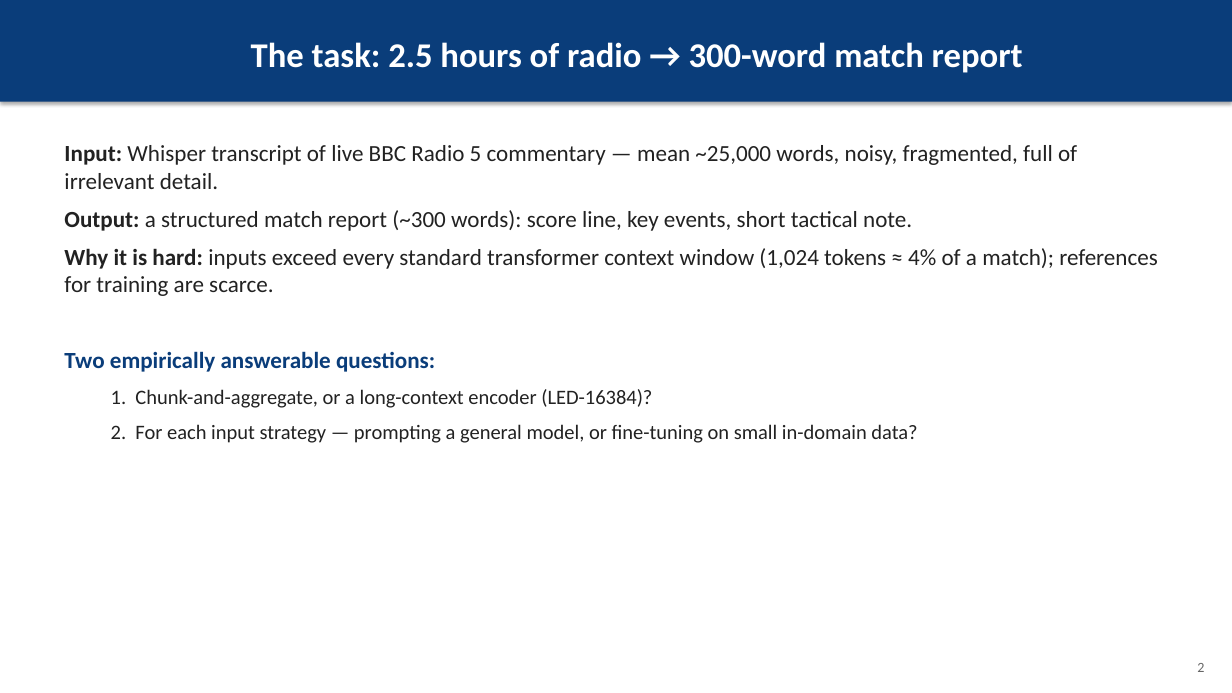
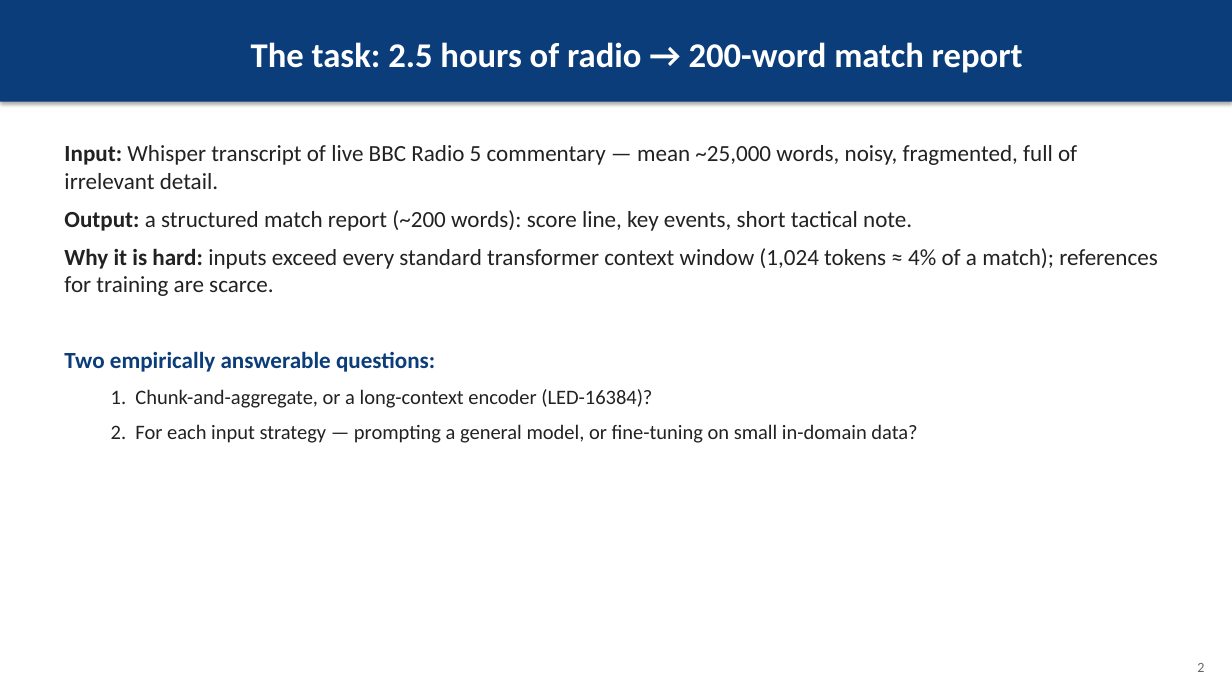
Before and after one commit to christiandalfarra/ANLP_Project, a slide deck: slide 2 of report/slides/ANLP_slides.pptx. Drawn at 1232x693 pixels with LibreOffice and Linux fonts; fonts in the diff are those of the drawing. Boxes give left, top, right and bottom in pixels: in the first picture for what was removed or moved away, otherwise in the second. Text is boxed around its words. In the diff, an @@ line names an element or a change of style, - is before the commit and + after.

```diff
--- a/report/slides/ANLP_slides.pptx
+++ b/report/slides/ANLP_slides.pptx
@@ text in rectangle at (x1=251, y1=42, x2=1023, y2=73): text changed @@
-The task: 2.5 hours of radio → 300-word match report
+The task: 2.5 hours of radio → 200-word match report
@@ text at (x1=64, y1=210, x2=912, y2=231): text changed @@
-Output: a structured match report (~300 words): score line, key events, short tactical note.
+Output: a structured match report (~200 words): score line, key events, short tactical note.
```
Also in this commit, not shown: 3 other slides changed, 6 other files.
